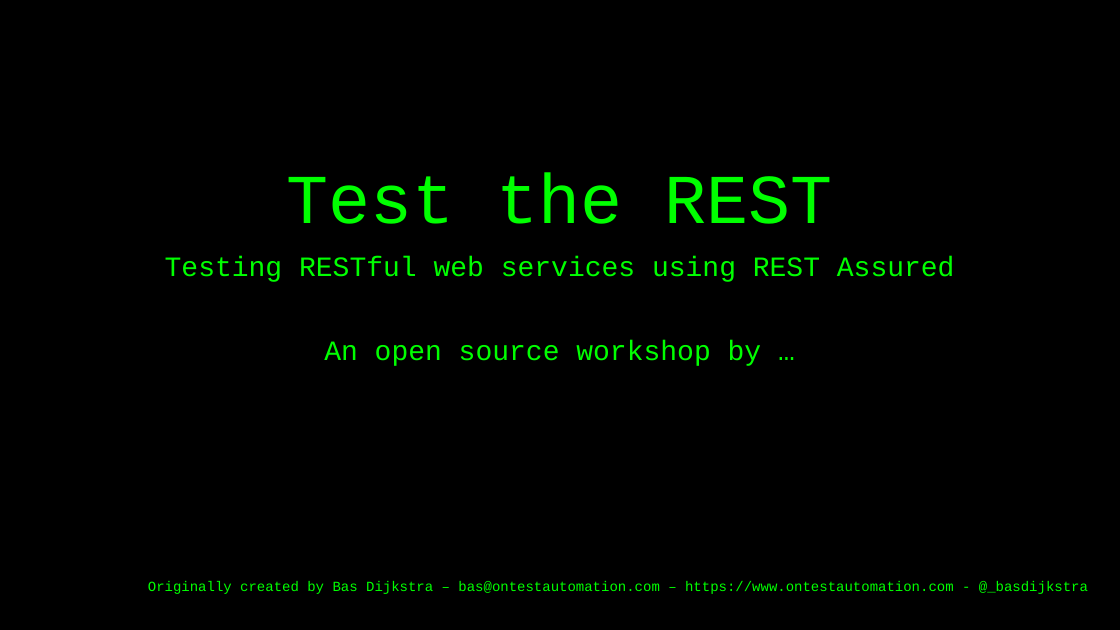
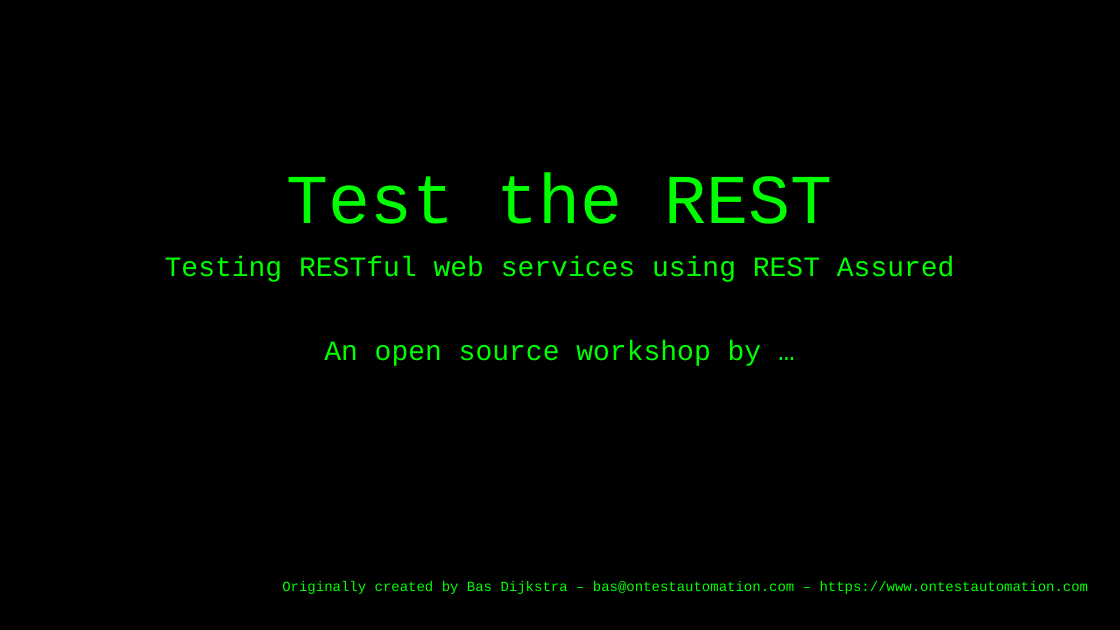
Before and after one commit to basdijkstra/rest-assured-workshop, a slide deck: slide 1 of RestAssuredWorkshop.pptx. Drawn at 1120x630 pixels with LibreOffice and Linux fonts; fonts in the diff are those of the drawing. Boxes give left, top, right and bottom in pixels: in the first picture for what was removed or moved away, otherwise in the second. Text is boxed around its words. In the diff, an @@ line names an element or a change of style, - is before the commit and + after.

```diff
--- a/RestAssuredWorkshop.pptx
+++ b/RestAssuredWorkshop.pptx
@@ subtitle at <box>282,581,1089,594</box>: text changed @@
-Originally created by Bas Dijkstra – bas@ontestautomation.com – https://www.ontestautomation.com - @_basdijkstra
+Originally created by Bas Dijkstra – bas@ontestautomation.com – https://www.ontestautomation.com
```
Also in this commit, not shown: 7 other slides changed, 3 slides added, 1 slide removed, 13 other files.
